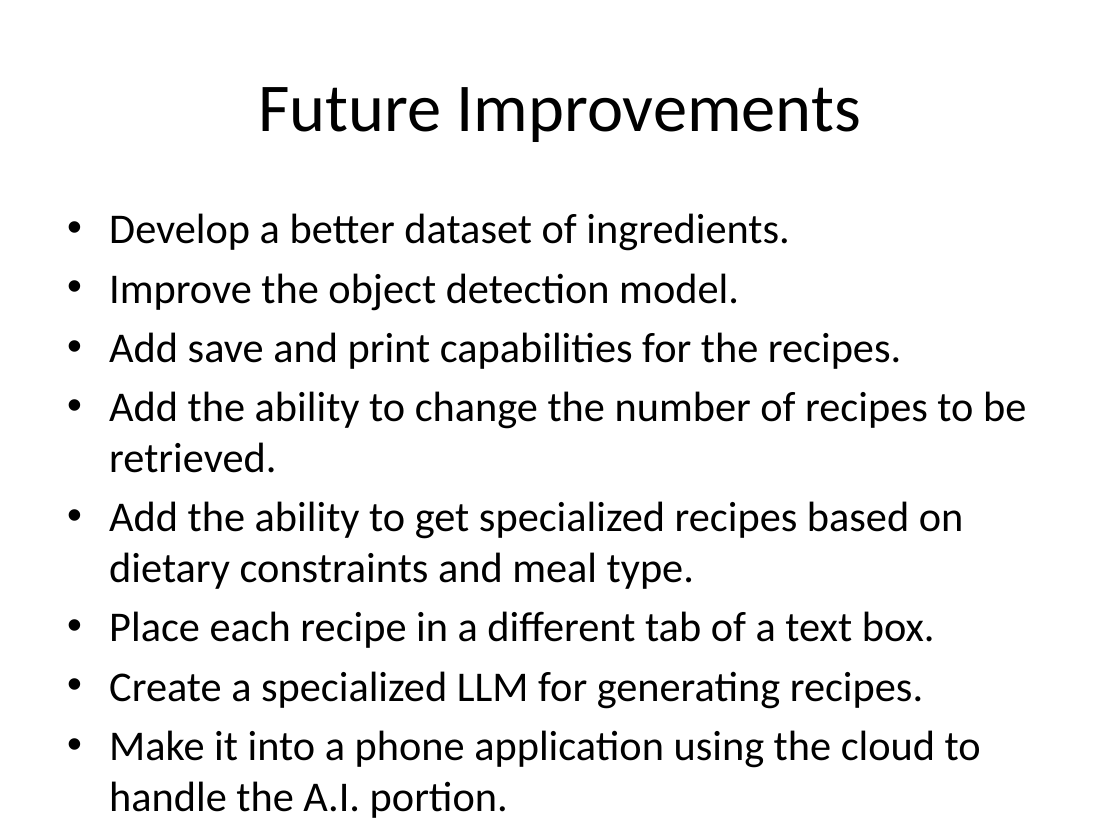
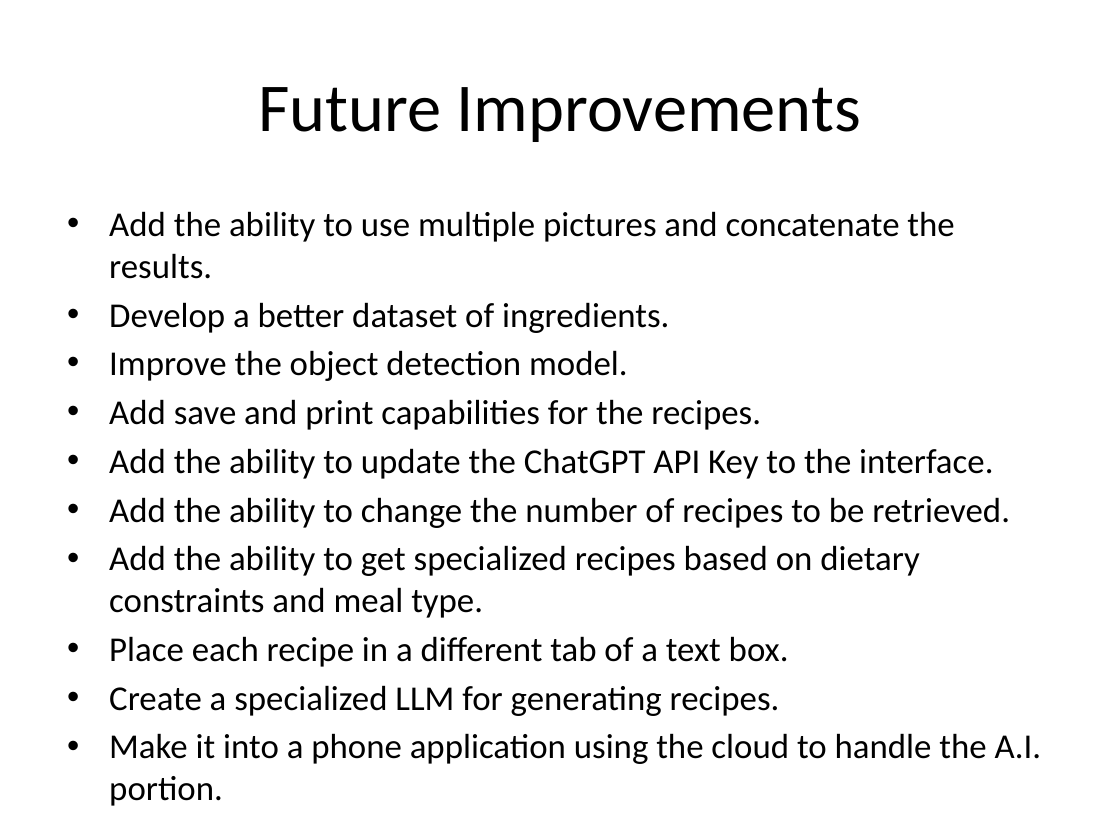
Before and after one commit to wmmckeejr/AI_Project, a slide deck: slide 7 of Presentation/Recipes_from_Pictures.pptx. Drawn at 1120x840 pixels with LibreOffice and Linux fonts; fonts in the diff are those of the drawing. Boxes give left, top, right and bottom in pixels: in the first picture for what was removed or moved away, otherwise in the second. Text is boxed around its words. In the diff, an @@ line names an element or a change of style, - is before the commit and + after.

Commit message:
Update Key and slides.

```diff
--- a/Presentation/Recipes_from_Pictures.pptx
+++ b/Presentation/Recipes_from_Pictures.pptx
@@ text at [109,211,954,279]: paragraph added @@
+• Add the ability to use multiple pictures and concatenate the results.
@@ text at [109,302,1042,764]: size 27.2 to 22.4 pt in "Develop a better dataset of ingredients.", "Improve the object detection model.", "Add save and print capabilities for the ...", "Add the ability to change the number ..." and 4 more places @@
@@ text at [109,448,993,479]: paragraph added @@
+• Add the ability to update the ChatGPT API Key to the interface.
```
Also in this commit, not shown: 2 other files.
